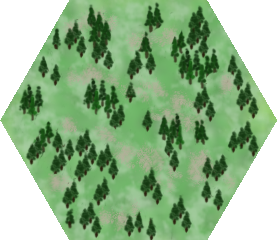
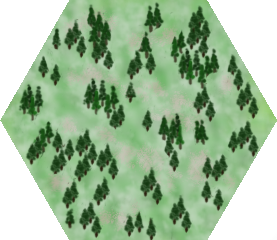
Layers edited between the first and the second 277x240 image:
painted on "Base" over [0, 0, 277, 240]
